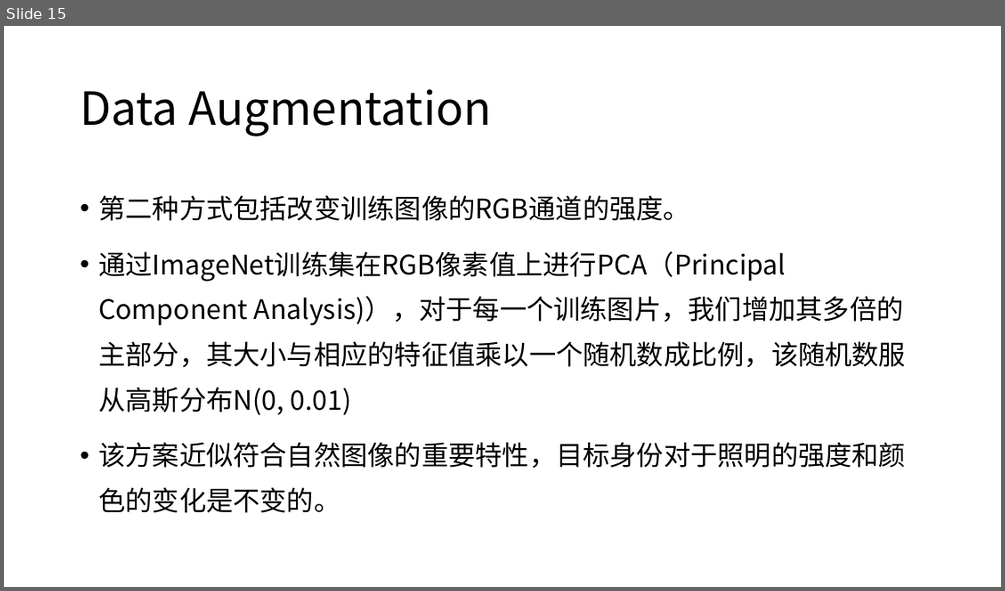
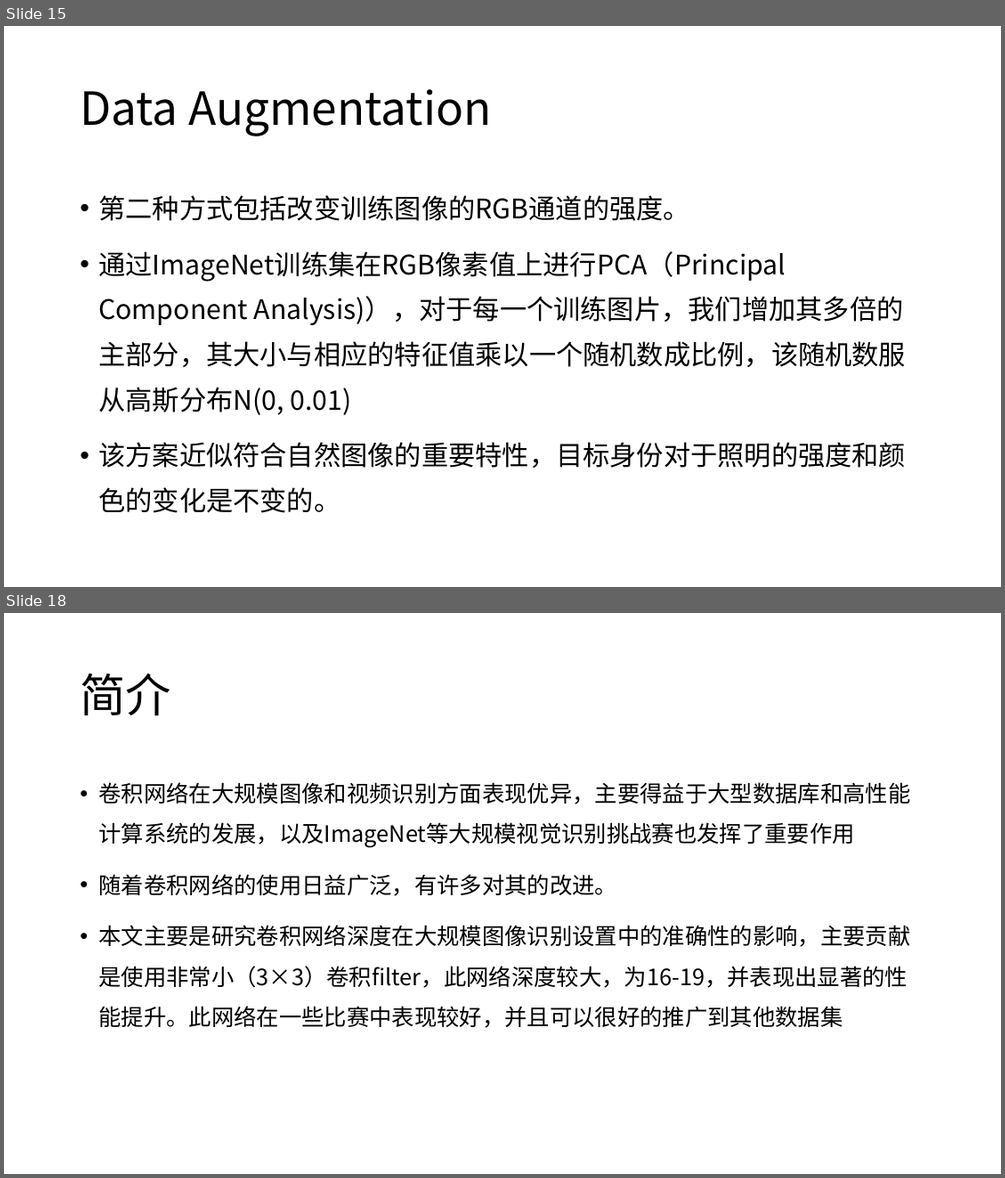
Before and after one commit to XianzhengWU/deeplearning_papernotes, a slide deck: 四篇论文笔记汇总.pptx. Shown one above the other, each under a label of ours: slide 15 before the commit, slides 15 and 18 after it; the slides between them are not shown. The pictures are 1005x591 and 1005x1178 pixels, drawn with LibreOffice and Linux fonts; fonts in the diff are those of the drawing. Boxes give left, top, right and bottom in pixels: in the first picture for what was removed or moved away, otherwise in the second. Text is boxed around its words. In the diff, an @@ line names an element or a change of style, - is before the commit and + after.

```diff
--- a/四篇论文笔记汇总.pptx
+++ b/四篇论文笔记汇总.pptx
@@ slide 18 added at (4,613,1001,1174), background #FFFFFF @@
@@ title added at (80,673,171,716), 44 pt, text #000000 @@
+简介
@@ text added at (98,782,910,1028), 21.7 pt, text #000000 @@
+• 卷积网络在大规模图像和视频识别方面表现优异，主要得益于大型数据库和高性能计算系统的发展，以及ImageNet等大规模视觉识别挑战赛也发挥了重要作用
+• 随着卷积网络的使用日益广泛，有许多对其的改进。
+• 本文主要是研究卷积网络深度在大规模图像识别设置中的准确性的影响，主要贡献是使用非常小（3×3）卷积filter，此网络深度较大，为16-19，并表现出显著的性能提升。此网络在一些比赛中表现较好，并且可以很好的推广到其他数据集
```
Also in this commit, not shown: 13 other slides added, 5 slides removed, 6 other files.
